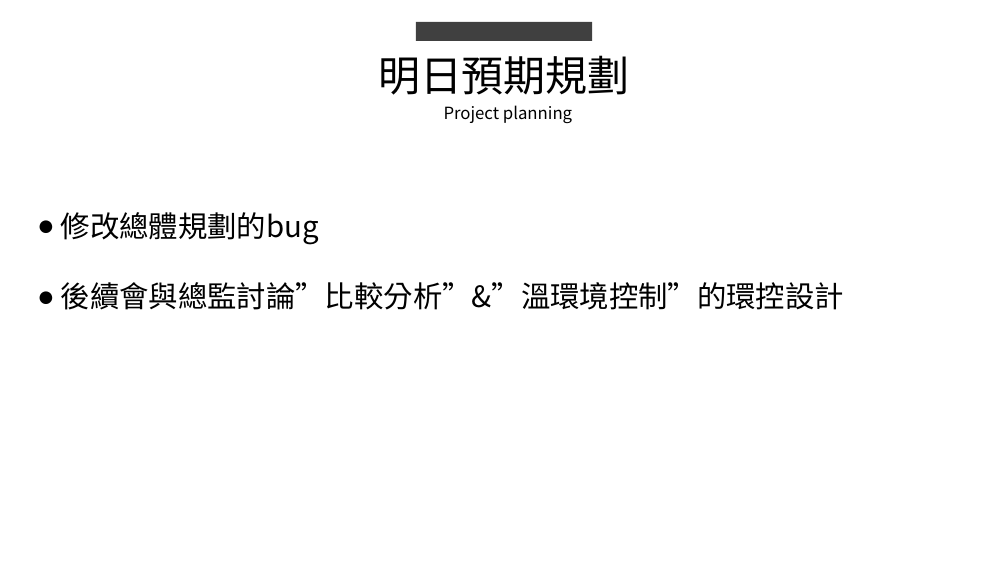
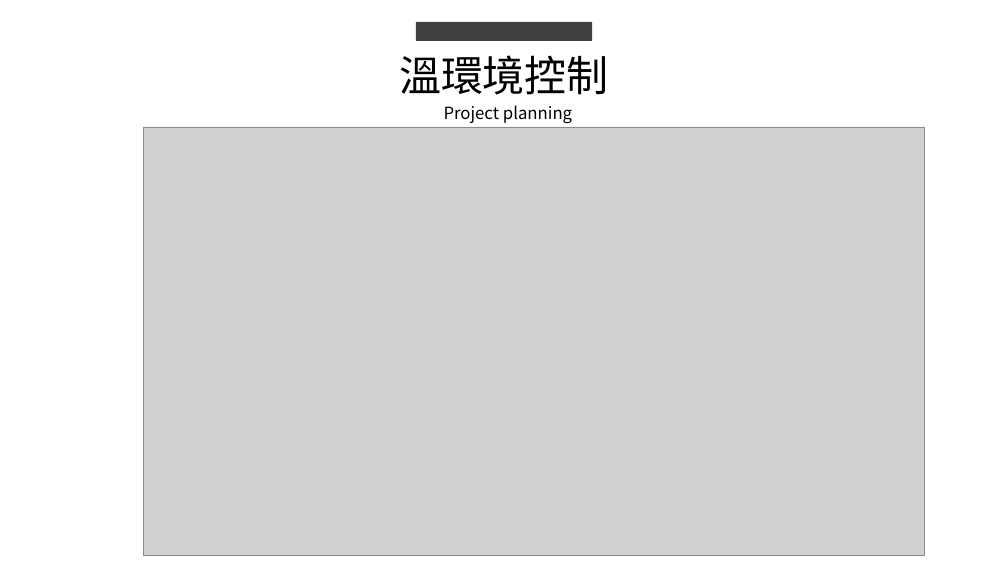
Before and after one commit to king637324/KnowledgeGreenhouseSystem, a slide deck: slide 8 of 工作日報_葉柏漢/2021.07.13(晚上加班)&2021.07.14工作日報_葉柏漢.pptx (slide 3 before the commit). Drawn at 1008x567 pixels with LibreOffice and Linux fonts; fonts in the diff are those of the drawing; grey boxes stand for pictures. Boxes give left, top, right and bottom in pixels: in the first picture for what was removed or moved away, otherwise in the second. Text is boxed around its words. In the diff, an @@ line names an element or a change of style, - is before the commit and + after.

```diff
--- a/工作日報_葉柏漢/2021.07.13(晚上加班)&2021.07.14工作日報_葉柏漢.pptx
+++ b/工作日報_葉柏漢/2021.07.13(晚上加班)&2021.07.14工作日報_葉柏漢.pptx
@@ text at box(399, 55, 609, 95): text changed @@
-明日預期規劃
+溫環境控制
@@ picture added at box(144, 127, 924, 556) @@
@@ text removed at box(61, 212, 844, 310) @@
-● 修改總體規劃的bug
-● 後續會與總監討論”比較分析”&”溫環境控制”的環控設計
```
Also in this commit, not shown: 2 other slides changed, 6 slides added, 1 other file.
